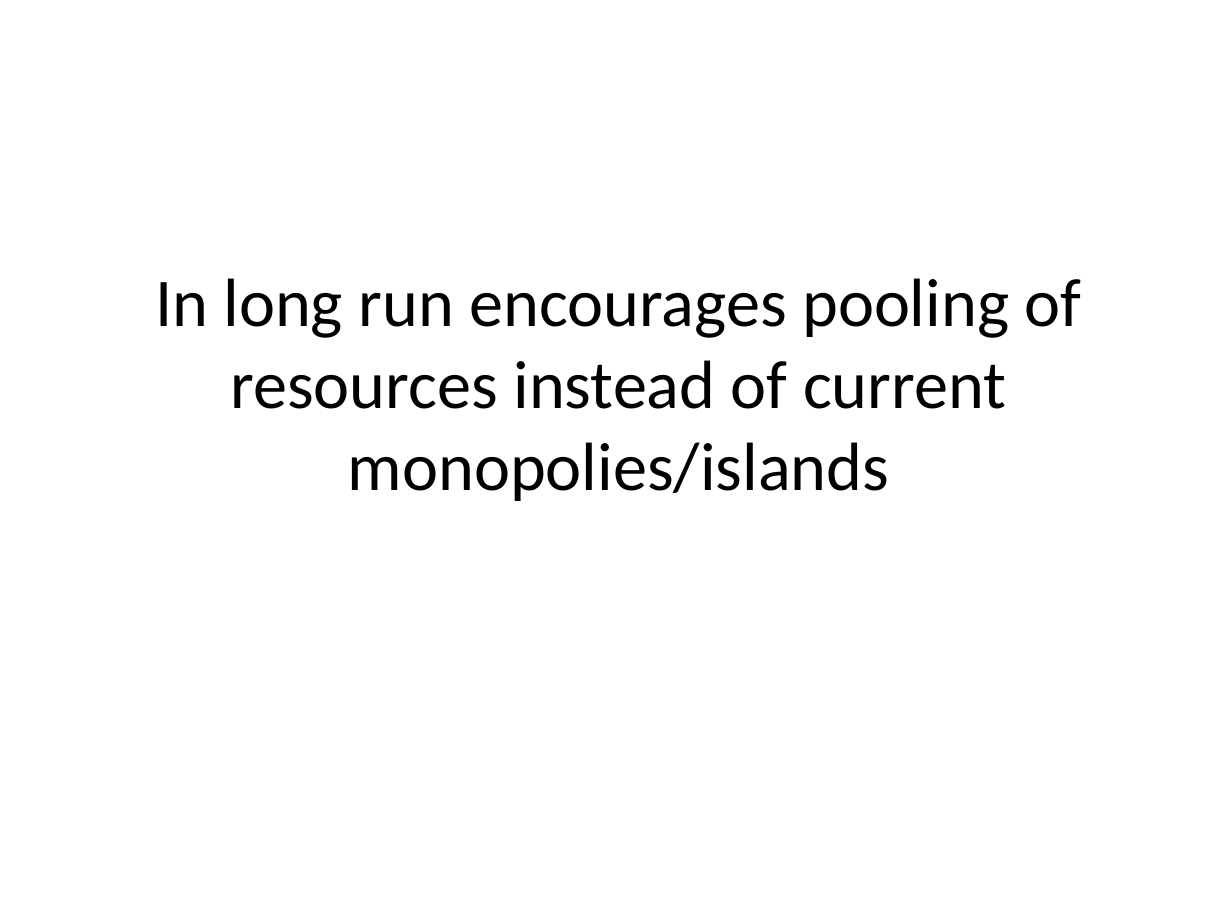
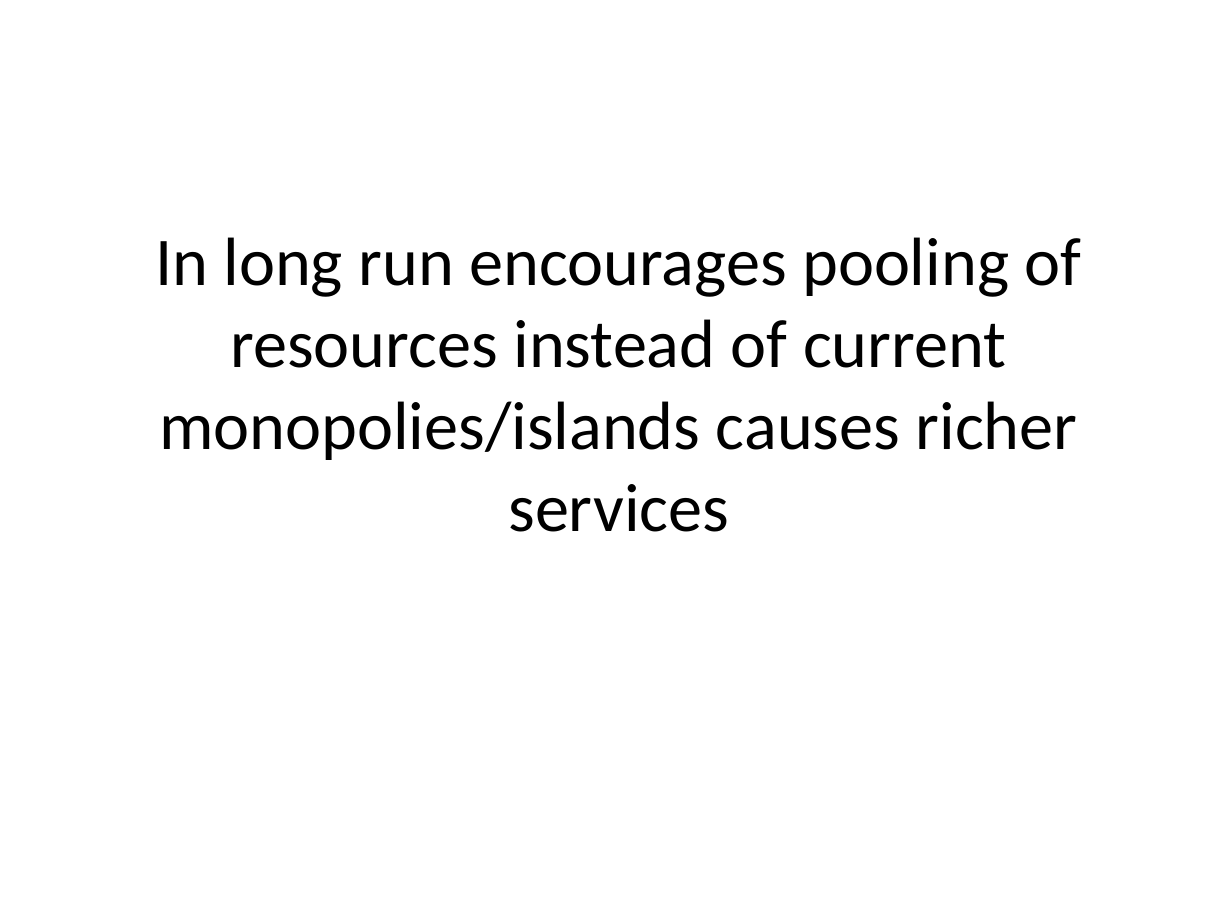
Before and after one commit to chartgerink/talks, a slide deck: slide 39 of 2016_2017/20170621tdm-ep/presentation.odp (slide 40 before the commit). Drawn at 1232x924 pixels with LibreOffice and Linux fonts; fonts in the diff are those of the drawing. Boxes give left, top, right and bottom in pixels: in the first picture for what was removed or moved away, otherwise in the second. Text is boxed around its words. In the diff, an @@ line names an element or a change of style, - is before the commit and + after.

```diff
--- a/2016_2017/20170621tdm-ep/presentation.odp
+++ b/2016_2017/20170621tdm-ep/presentation.odp
@@ title at <box>155,237,1082,532</box>: text changed @@
-In long run encourages pooling of resources instead of current monopolies/islands
+In long run encourages pooling of resources instead of current monopolies/islands causes richer services
```
Also in this commit, not shown: 3 other slides changed, 1 slide added, 2 slides removed, 2 other files.
